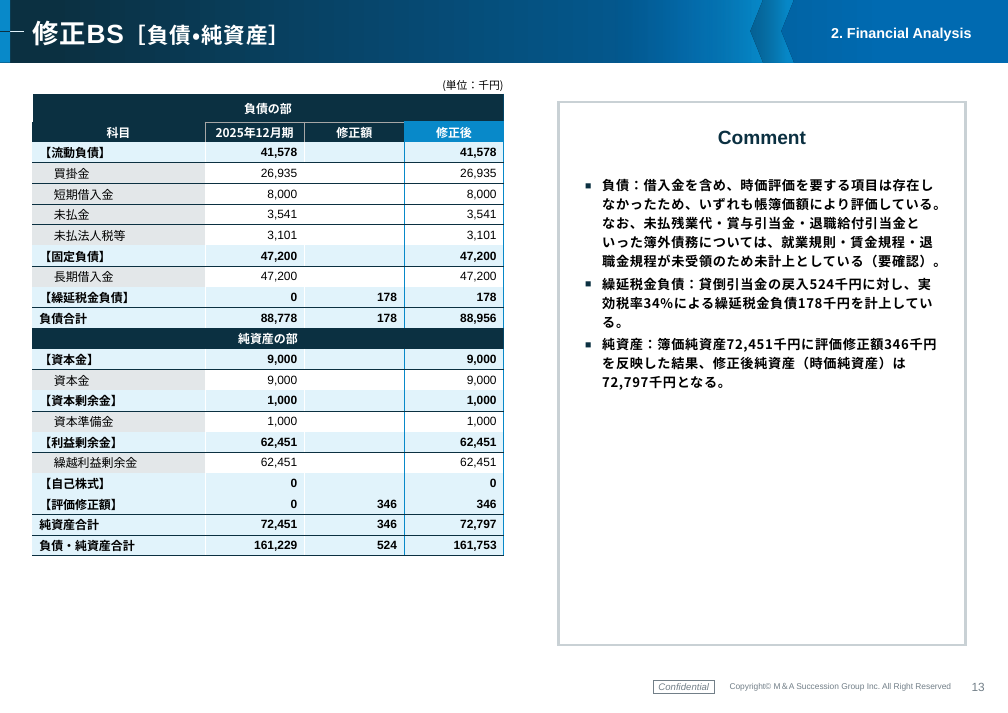
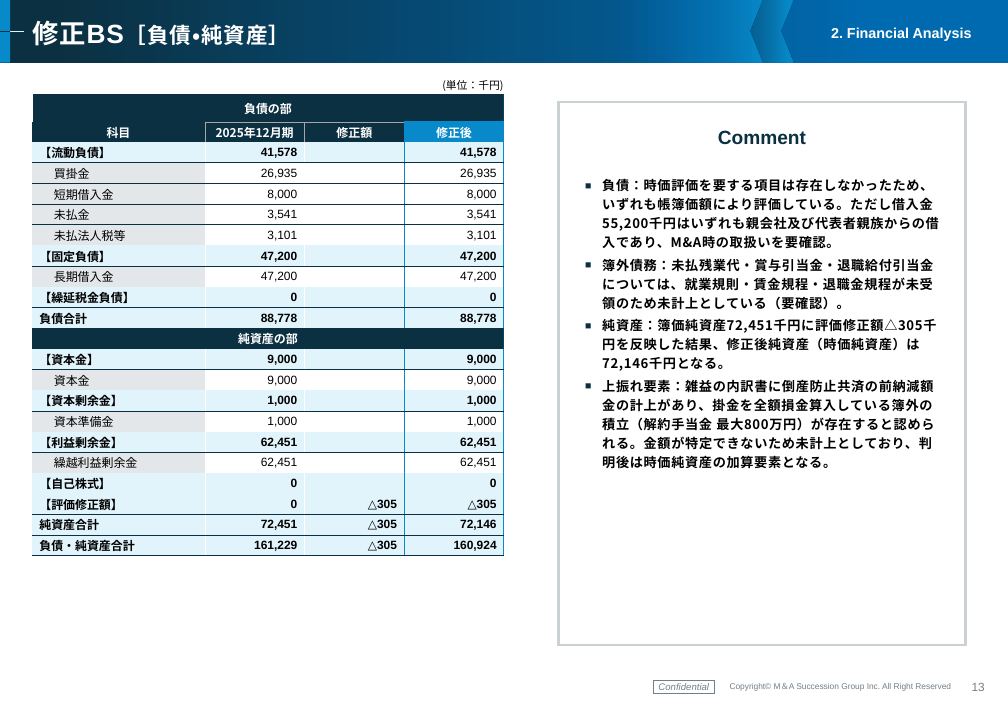
Before and after one commit to keisuketagaito/github-1st, a slide deck: slide 13 of 株式会社ミドリメディカル/株式会社ミドリメディカル_Valuation_Report_260819.pptx. Drawn at 1008x713 pixels with LibreOffice and Linux fonts; fonts in the diff are those of the drawing; background and template pictures are left out. Boxes give left, top, right and bottom in pixels: in the first picture for what was removed or moved away, otherwise in the second. Text is boxed around its words. In the diff, an @@ line names an element or a change of style, - is before the commit and + after.

```diff
--- a/株式会社ミドリメディカル/株式会社ミドリメディカル_Valuation_Report_260819.pptx
+++ b/株式会社ミドリメディカル/株式会社ミドリメディカル_Valuation_Report_260819.pptx
@@ table at [32,76,504,556] @@
-row 11, column 3: 178
+row 11, column 3: 
-row 11, column 4: 178
+row 11, column 4: 0
-row 12, column 3: 178
+row 12, column 3: 
-row 12, column 4: 88,956
+row 12, column 4: 88,778
-row 21, column 3: 346
+row 21, column 3: △305
-row 21, column 4: 346
+row 21, column 4: △305
-row 22, column 3: 346
+row 22, column 3: △305
-row 22, column 4: 72,797
+row 22, column 4: 72,146
-row 23, column 3: 524
+row 23, column 3: △305
-row 23, column 4: 161,753
+row 23, column 4: 160,924
@@ text at [602,178,939,469]: text changed @@
-■ 負債：借入金を含め、時価評価を要する項目は存在しなかったため、いずれも帳簿価額により評価している。なお、未払残業代・賞与引当金・退職給付引当金といった簿外債務については、就業規則・賃金規程・退職金規程が未受領のため未計上としている（要確認）。
-■ 繰延税金負債：貸倒引当金の戻入524千円に対し、実効税率34%による繰延税金負債178千円を計上している。
-■ 純資産：簿価純資産72,451千円に評価修正額346千円を反映した結果、修正後純資産（時価純資産）は72,797千円となる。
+■ 負債：時価評価を要する項目は存在しなかったため、いずれも帳簿価額により評価している。ただし借入金55,200千円はいずれも親会社及び代表者親族からの借入であり、M&A時の取扱いを要確認。
+■ 簿外債務：未払残業代・賞与引当金・退職給付引当金については、就業規則・賃金規程・退職金規程が未受領のため未計上としている（要確認）。
+■ 純資産：簿価純資産72,451千円に評価修正額△305千円を反映した結果、修正後純資産（時価純資産）は72,146千円となる。
+■ 上振れ要素：雑益の内訳書に倒産防止共済の前納減額金の計上があり、掛金を全額損金算入している簿外の積立（解約手当金 最大800万円）が存在すると認められる。金額が特定できないため未計上としており、判明後は時価純資産の加算要素となる。
```
Also in this commit, not shown: 8 other slides changed, 2 other files.
